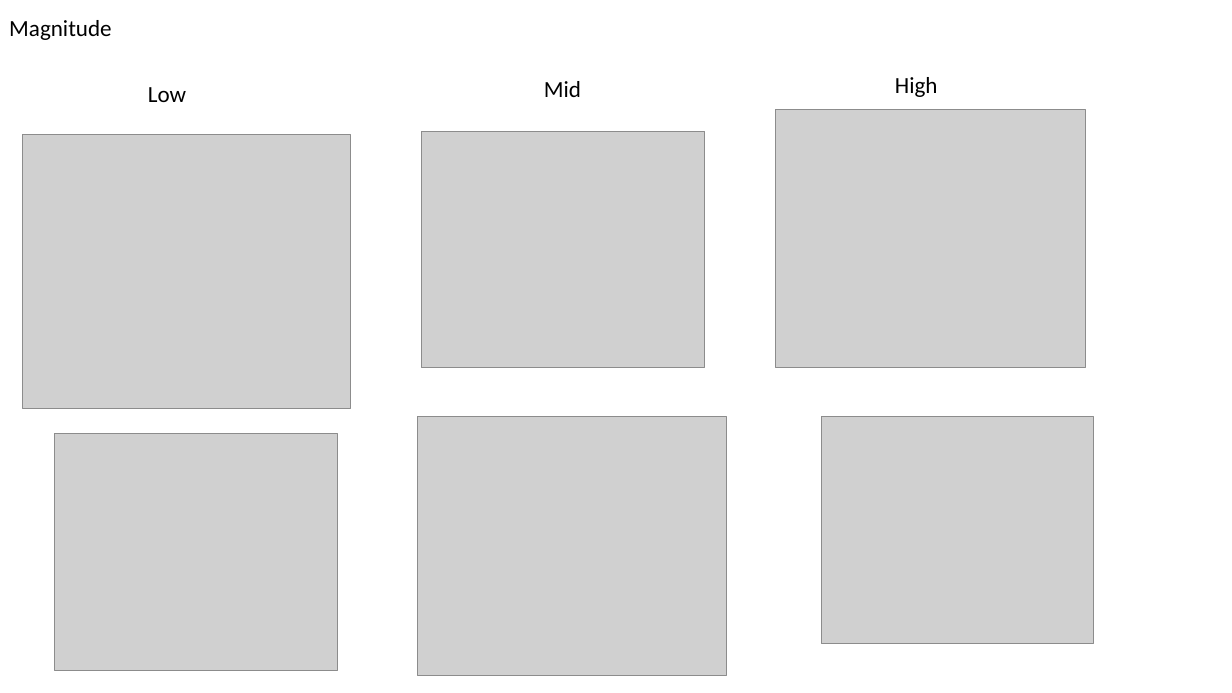
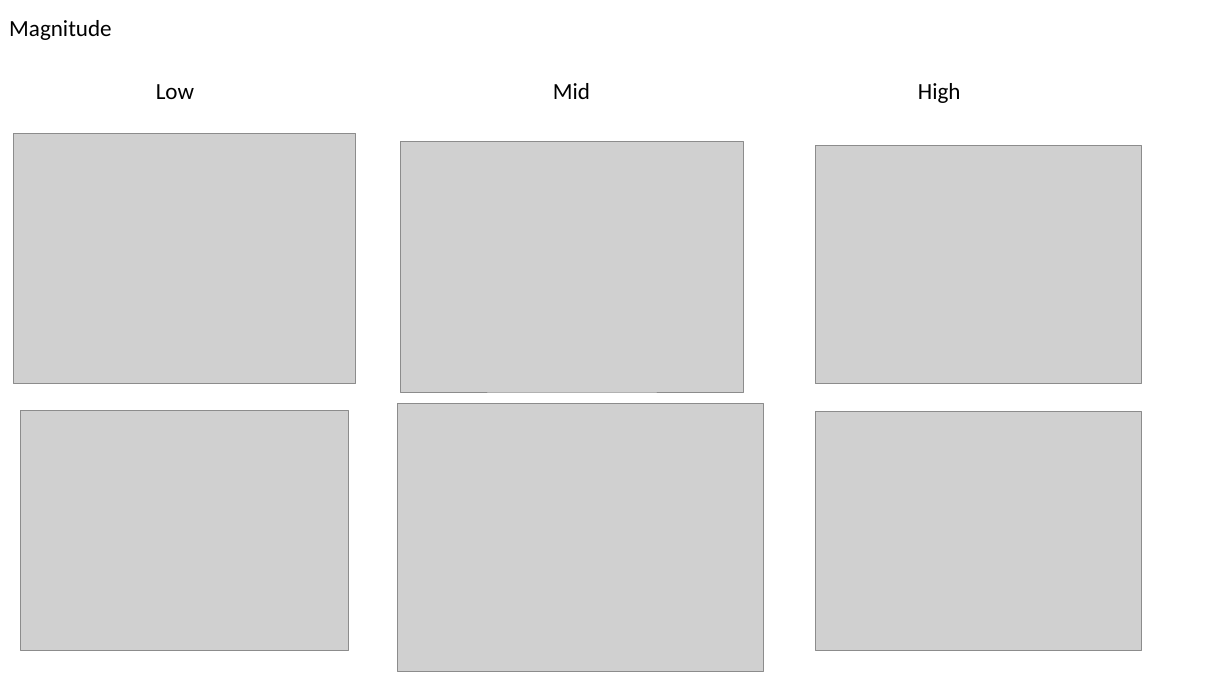
Before and after one commit to gpagnier/rampAnalysis, a slide deck: slide 20 of RampV04Presentation.pptx. Drawn at 1232x693 pixels with LibreOffice and Linux fonts; fonts in the diff are those of the drawing; grey boxes stand for pictures. Boxes give left, top, right and bottom in pixels: in the first picture for what was removed or moved away, otherwise in the second. Text is boxed around its words. In the diff, an @@ line names an element or a change of style, - is before the commit and + after.

```diff
--- a/RampV04Presentation.pptx
+++ b/RampV04Presentation.pptx
@@ text "Low": place and size @@
-text "Low" at [148, 87, 186, 102]
+text "Low" at [156, 84, 194, 99]
@@ text "Mid": place and size @@
-text "Mid" at [544, 81, 581, 97]
+text "Mid" at [553, 83, 590, 99]
@@ text "High": place and size @@
-text "High" at [895, 77, 938, 97]
+text "High" at [918, 83, 961, 103]
@@ picture: place and size @@
-picture at [23, 135, 350, 409]
+picture at [13, 133, 355, 384]
@@ picture: place and size @@
-picture at [421, 131, 705, 368]
+picture at [401, 141, 743, 392]
@@ picture: place and size @@
-picture at [776, 109, 1086, 368]
+picture at [815, 145, 1141, 384]
@@ picture: place and size @@
-picture at [55, 434, 338, 671]
+picture at [21, 410, 348, 650]
@@ picture: place and size @@
-picture at [418, 417, 727, 676]
+picture at [397, 404, 763, 672]
@@ picture: place and size @@
-picture at [822, 417, 1093, 644]
+picture at [815, 411, 1141, 650]
```
Also in this commit, not shown: 3 other files.
